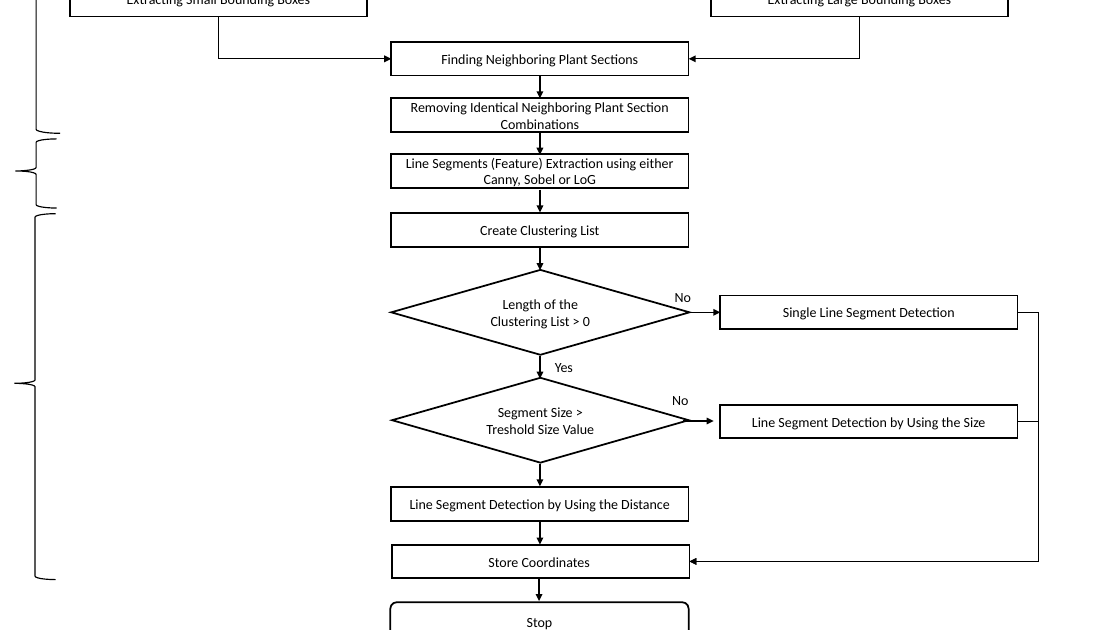
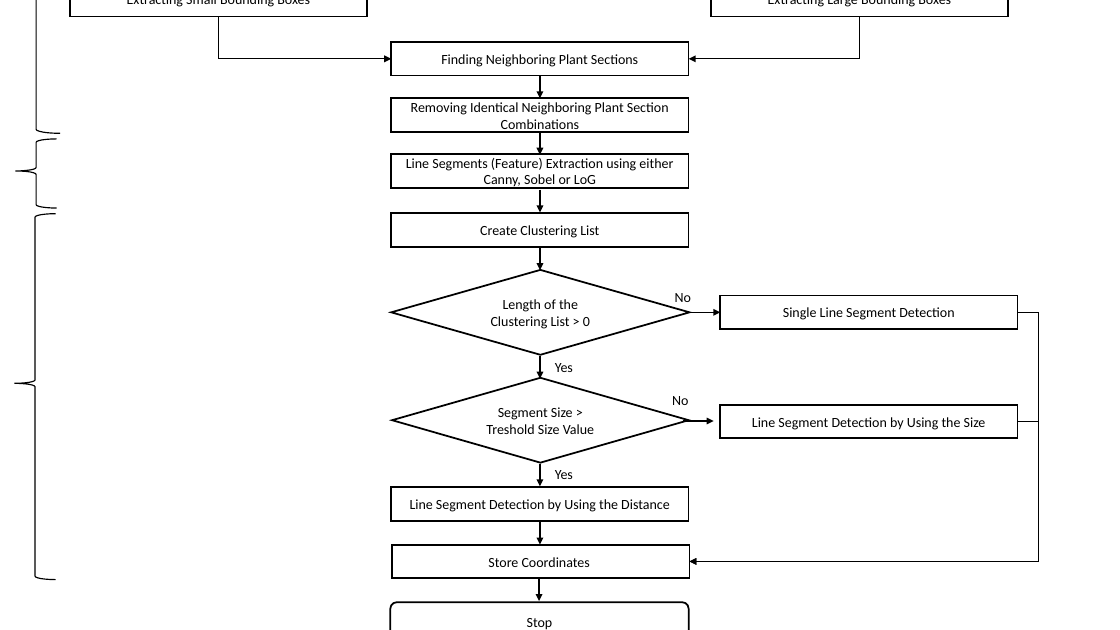
Before and after one commit to HasithDasa/Masters-Project-2023, a slide deck: slide 7 of Report/Documentation/Images/figures.pptx. Drawn at 1120x630 pixels with LibreOffice and Linux fonts; fonts in the diff are those of the drawing. Boxes give left, top, right and bottom in pixels: in the first picture for what was removed or moved away, otherwise in the second. Text is boxed around its words. In the diff, an @@ line names an element or a change of style, - is before the commit and + after.

```diff
--- a/Report/Documentation/Images/figures.pptx
+++ b/Report/Documentation/Images/figures.pptx
@@ text added at box(555, 470, 573, 479), 12 pt, text #000000 @@
+Yes
```
Also in this commit, not shown: 3 slides added, 1 slide removed, 11 other files.
